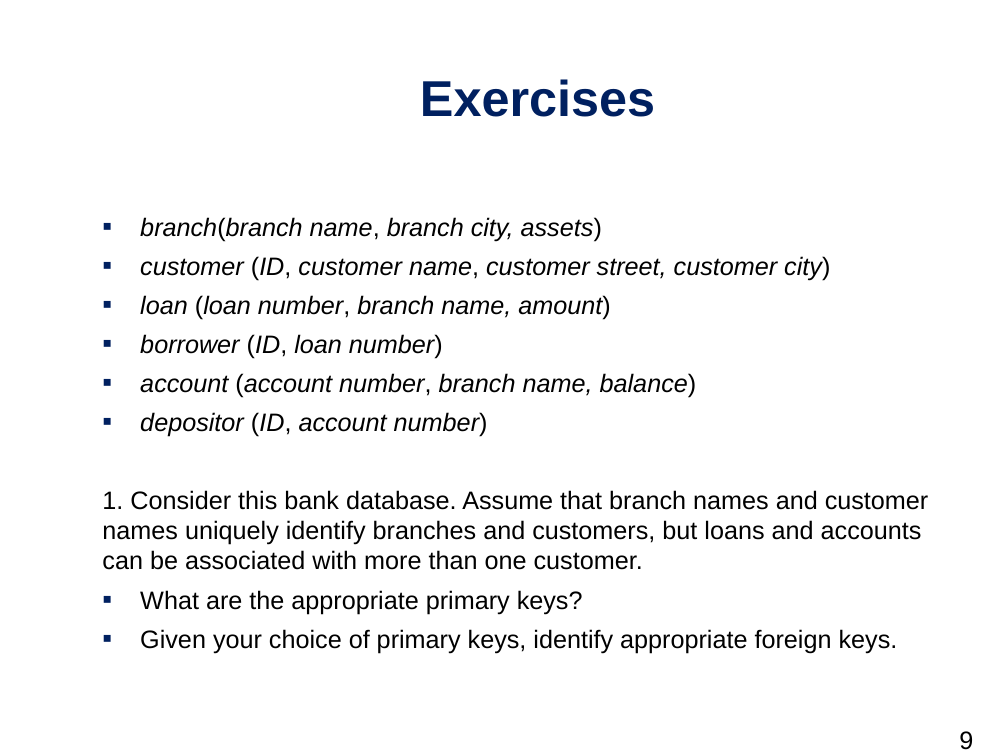
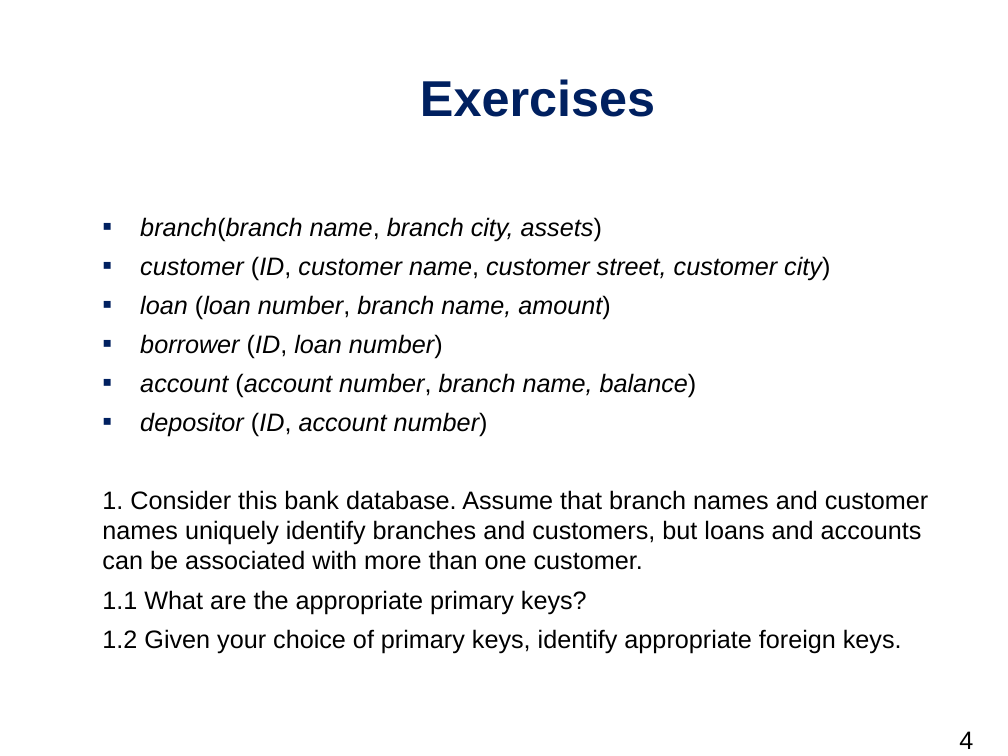
Before and after one commit to daichou03/DBS-slide-tut-25, a slide deck: slide 4 of week_1/week_1.pptx (slide 9 before the commit). Drawn at 1008x756 pixels with LibreOffice and Linux fonts; fonts in the diff are those of the drawing; background and template pictures are left out. Boxes give left, top, right and bottom in pixels: in the first picture for what was removed or moved away, otherwise in the second. Text is boxed around its words. In the diff, an @@ line names an element or a change of style, - is before the commit and + after.

```diff
--- a/week_1/week_1.pptx
+++ b/week_1/week_1.pptx
@@ text at [102,590,902,653]: text changed @@
-▪ What are the appropriate primary keys?
-▪ Given your choice of primary keys, identify appropriate foreign keys.
+1.1 What are the appropriate primary keys?
+1.2 Given your choice of primary keys, identify appropriate foreign keys.
@@ page number at [959,731,973,749]: text changed @@
-9
+4
```
Also in this commit, not shown: 5 other slides changed, 5 slides removed.
